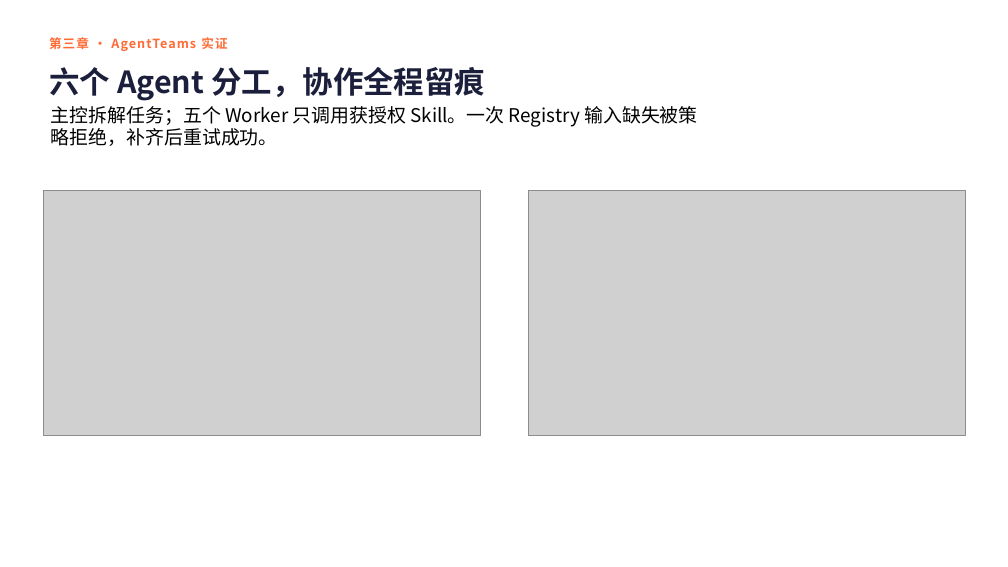
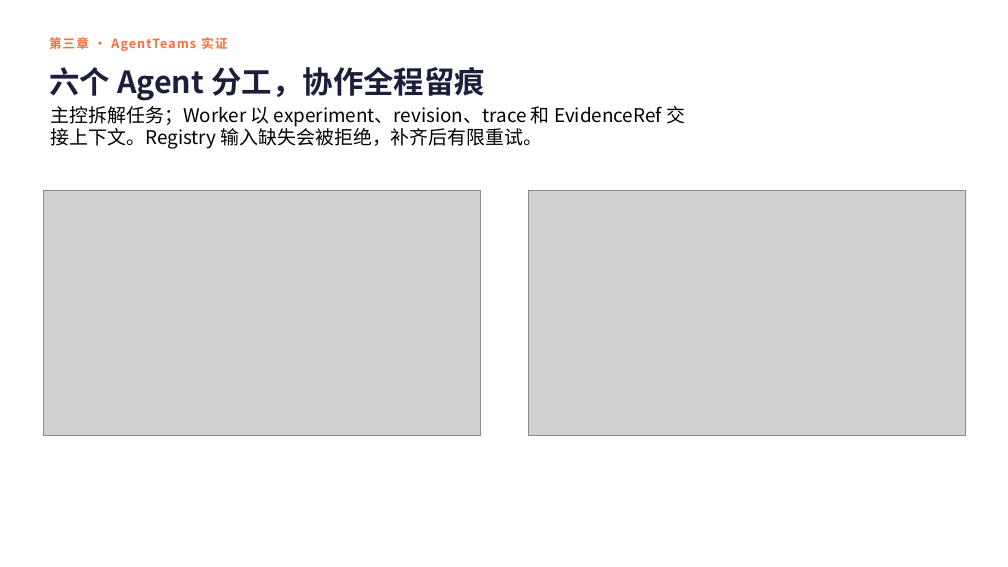
Before and after one commit to season-yy/ToolWear_agent, a slide deck: slide 9 of docs/submission/刃知-AgentTeams-初赛方案.pptx. Drawn at 1008x567 pixels with LibreOffice and Linux fonts; fonts in the diff are those of the drawing; grey boxes stand for pictures. Boxes give left, top, right and bottom in pixels: in the first picture for what was removed or moved away, otherwise in the second. Text is boxed around its words. In the diff, an @@ line names an element or a change of style, - is before the commit and + after.

```diff
--- a/docs/submission/刃知-AgentTeams-初赛方案.pptx
+++ b/docs/submission/刃知-AgentTeams-初赛方案.pptx
@@ text at [51,106,685,149]: text changed @@
-主控拆解任务；五个 Worker 只调用获授权 Skill。一次 Registry 输入缺失被策略拒绝，补齐后重试成功。
+主控拆解任务；Worker 以 experiment、revision、trace 和 EvidenceRef 交接上下文。Registry 输入缺失会被拒绝，补齐后有限重试。
```
Also in this commit, not shown: 5 other slides changed, 12 other files.
